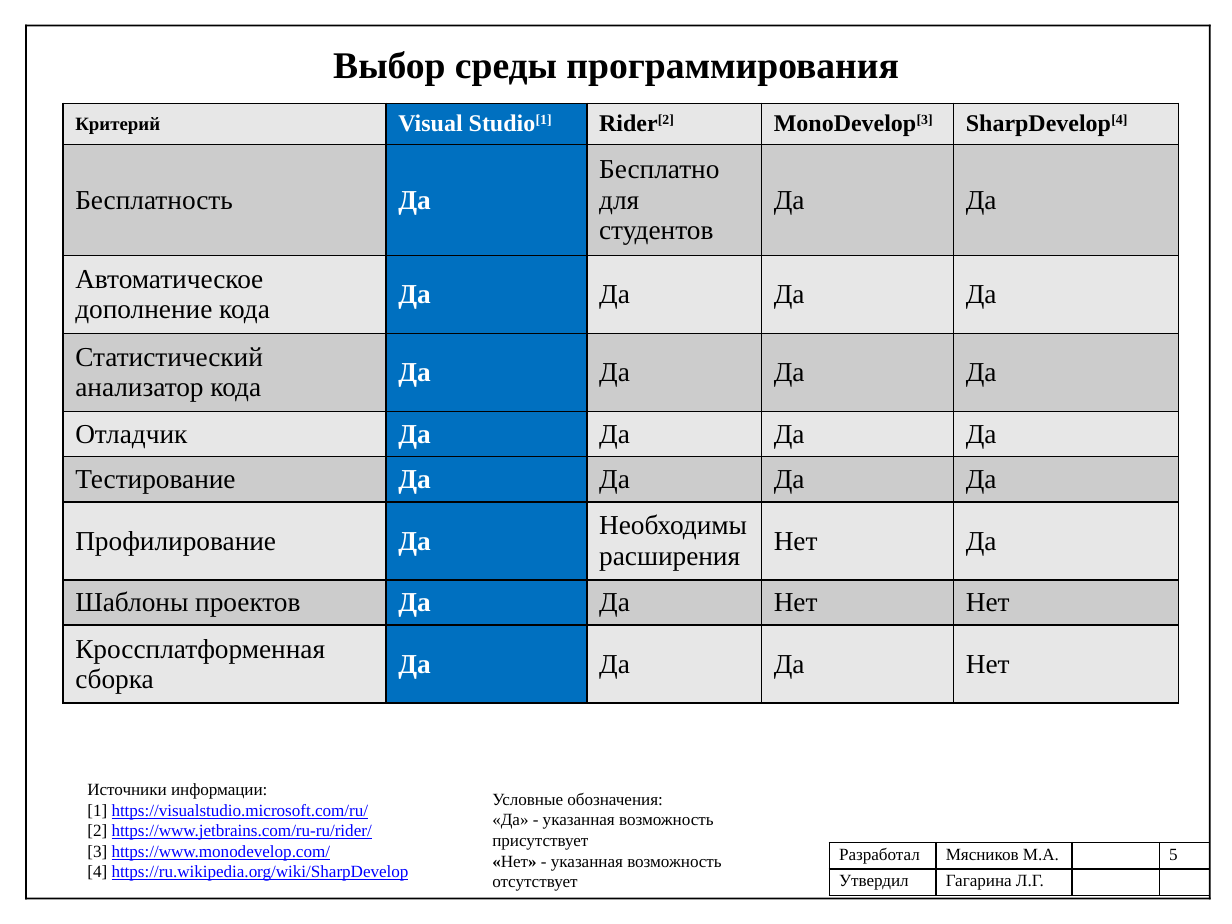
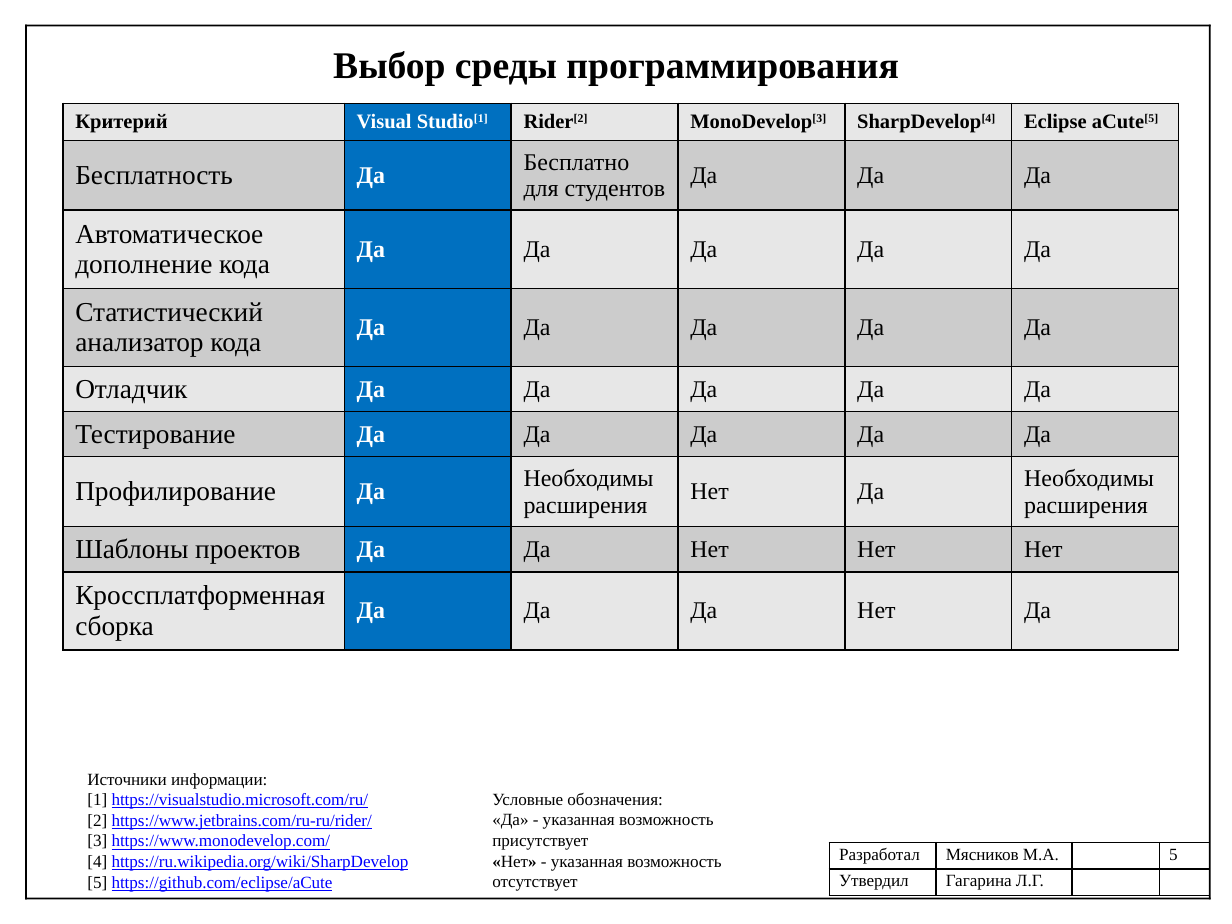
Before and after one commit to mJaJksJ/VCR, a slide deck: slide 5 of Технологическая практика/Презентация отчета.pptx. Drawn at 1232x924 pixels with LibreOffice and Linux fonts; fonts in the diff are those of the drawing. Boxes give left, top, right and bottom in pixels: in the first picture for what was removed or moved away, otherwise in the second. Text is boxed around its words. In the diff, an @@ line names an element or a change of style, - is before the commit and + after.

```diff
--- a/Технологическая практика/Презентация отчета.pptx
+++ b/Технологическая практика/Презентация отчета.pptx
@@ table at [63, 103, 1175, 649] @@
+column 6: Eclipse aCute[5] | Да | Да | Да | Да | Да | Необходимы расширения | Нет | Да
@@ table: place and size @@
-table at [63, 103, 1179, 703]
+table at [63, 103, 1175, 649]
@@ text "Источники информации:": place and size @@
-text "Источники информации:" at [87, 783, 409, 881]
+text "Источники информации:" at [87, 773, 409, 892]
@@ text at [87, 876, 333, 892]: paragraph added @@
+[5] https://github.com/eclipse/aCute
```
Also in this commit, not shown: 2 other slides changed, 1 slide added, 1 slide removed, 4 other files.
